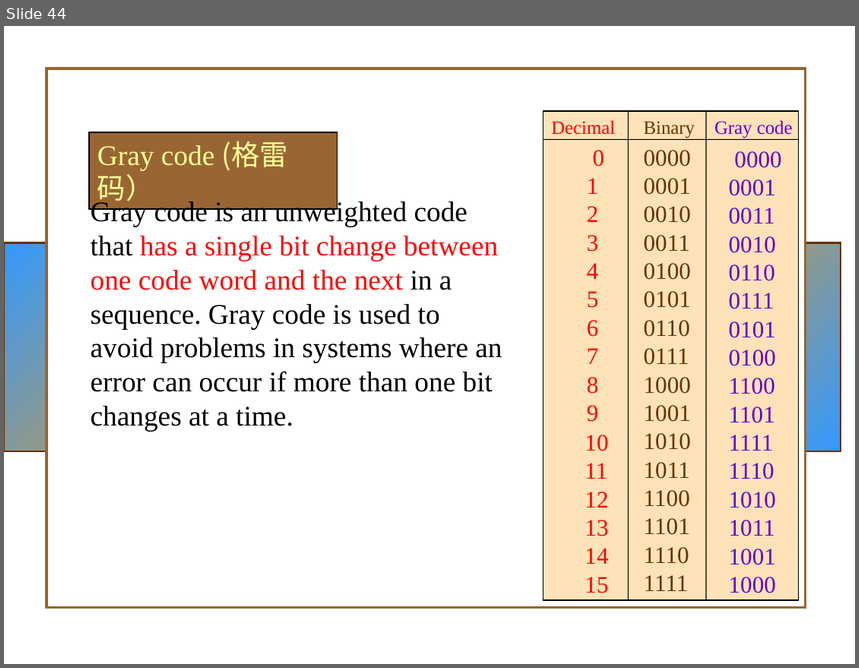
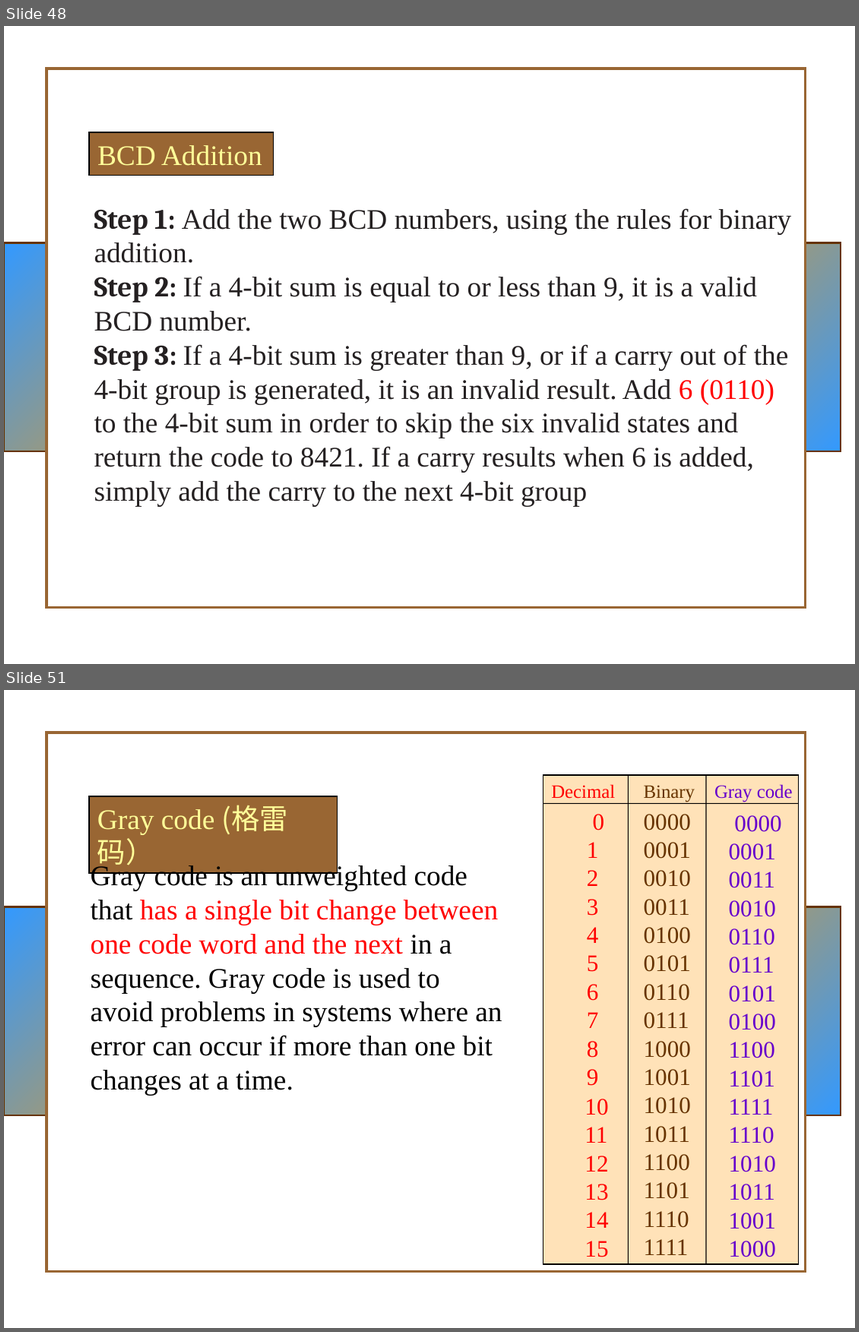
Before and after one commit to huangqy89/dc-2025, a slide deck: static_files/lectures/ch02.ppt. Shown one above the other, each under a label of ours: slide 44 before the commit, slides 48 and 51 after it; the slides between them are not shown. The pictures are 859x668 and 859x1332 pixels, drawn with LibreOffice and Linux fonts; fonts in the diff are those of the drawing; background and template pictures are left out. Boxes give left, top, right and bottom in pixels: in the first picture for what was removed or moved away, otherwise in the second. Text is boxed around its words. In the diff, an @@ line names an element or a change of style, - is before the commit and + after.

```diff
--- a/static_files/lectures/ch02.ppt
+++ b/static_files/lectures/ch02.ppt
@@ slide 48 added at (4,26,855,664), background picture (left out); not listed: 2 template elements that a slide beside it also shows @@
@@ rectangle added at (89,132,274,175), fill #996633, outline #000000 0.74 pt, 24 pt, text #FFFF99 @@
+BCD Addition
@@ text added at (94,208,791,506), 24 pt, text #242021 @@
+Step 1: Add the two BCD numbers, using the rules for binary addition.
+Step 2: If a 4-bit sum is equal to or less than 9, it is a valid BCD number.
+Step 3: If a 4-bit sum is greater than 9, or if a carry out of the 4-bit group is generated, it is an invalid result. Add 6 (0110) to the 4-bit sum in order to skip the six invalid states and return the code to 8421. If a carry results when 6 is added, simply add the carry to the next 4-bit group
@@ what was slide 44 is now slide 51 @@
```
Also in this commit, not shown: 23 slides changed, 14 other slides added, 1 slide removed, 4 other files.
